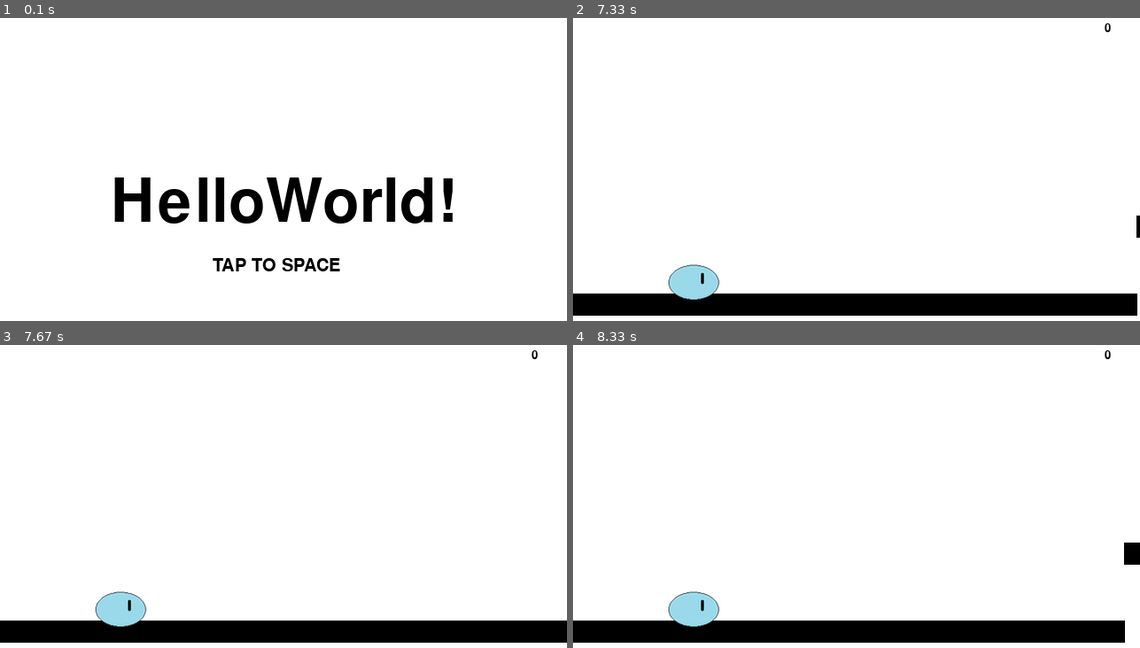
Above: before the commit, frames 1-4 (two rows, left to right).
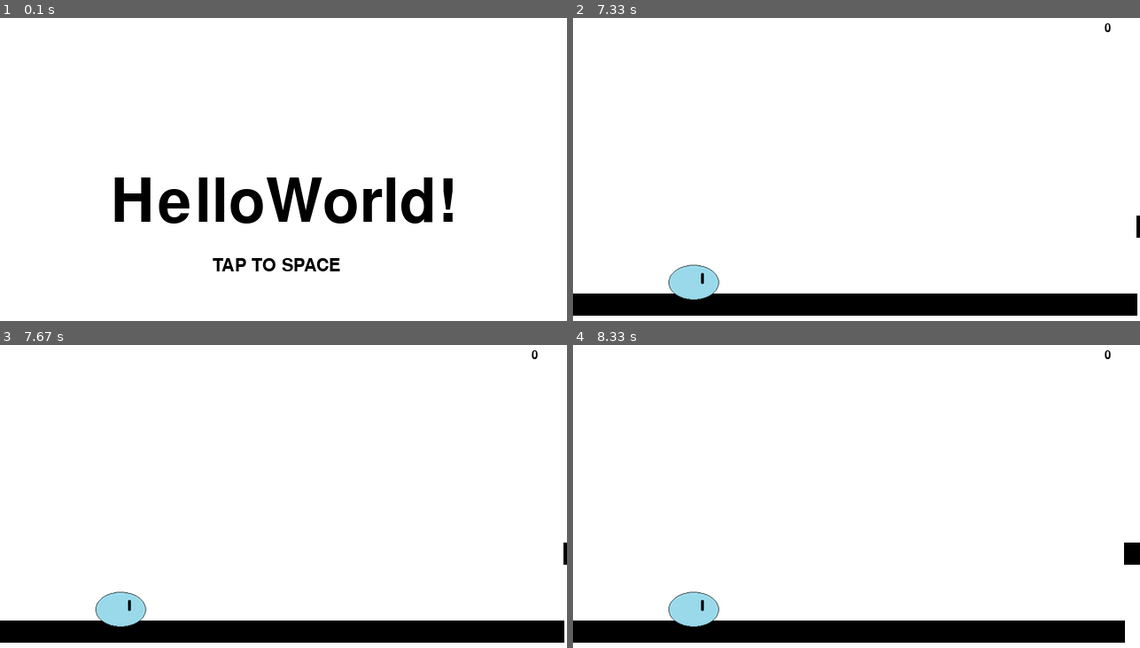
Above: after the commit, the same moments.

Repository: RENNKA08/python_pygame_HelloWorld-
Game: pygame game, started from mygame.py
The game is run twice, just before and just after one commit, with the same random seed, the same clock (stepped at 60 frames per second) and the same inputs.
Inputs:
- Up to frame 1 (0.1 s): no input
- Up to frame 2 (7.33 s): tap Space at 0.33, 0.73, 1.03, 1.23, 1.57, 1.87, 2.07, 2.37, 2.63, 2.97, 3.27, 3.4, 3.8, 4.1, 4.47, 4.87, 5.17, 5.37, 5.67, 5.87, 6.2, 6.5, 6.7, 7, 7.27 s
- Up to frame 3 (7.67 s): tap Space at 7.6 s
- Up to frame 4 (8.33 s): tap Space at 7.9, 8.03 s

Frames 1-2 are identical in both runs. In frame 3, less than 0.1% of the frame differs, in the area x 99-100%, y 65-99%; in frame 4, nothing differs.

Commit message:
プレイ中のコードを関数化

Diff:
--- a/mygame.py
+++ b/mygame.py
@@ -11,7 +11,6 @@
 X_std = 100
 Y_std = 240
 y_move = 88
-x_move = 20
 
 class Mygame:
     def __init__(self):
@@ -94,8 +93,7 @@
             sysfont2 = pygame.font.SysFont(None, 20)
             load_length = sysfont2.render(format(int(self.time / 100)), True, (0, 0, 0))
             screen.blit(load_length, (600, 10))
-            # 更新のたびに追加
-            self.time += 1
+            self.time += 1  # 更新のたびに追加
 
             # 道の生成
             self.make_load(screen)
@@ -104,7 +102,7 @@
             screen.blit(self.playerImg, (self.x, self.y))
 
             # キャラの移動
-            self.key_handler_PLAY()
+            self.key_handler_play()
 
             # 道の正誤判定
             self.load_detection()
@@ -179,7 +177,7 @@
                     # ゲームオーバー中のBGMの停止
                     pygame.mixer.music.stop()
 
-    def key_handler_PLAY(self):
+    def key_handler_play(self):
         """キャラの移動に関するキーハンドラー"""
         for event in pygame.event.get():
             if event.type == KEYDOWN:
@@ -199,7 +197,6 @@
 
     def make_load(self, screen):
         """道の生成"""
-        load_random = random.uniform(0, 1000)
         i = 0
 
         # 右のピクセルの線を左のピクセルにコピー
@@ -219,37 +216,47 @@
 
         # randomの値によって道の生成を変える
         # x=640に値を代入
-        if self.load_judge == 0:
-            # 上から中央へ
-            if self.new_field == Y_std:
-                if load_random < 4:
-                    self.new_field = Y_std + y_move
-                    self.load_judge = 1
-
-            # 中央から
-            elif self.new_field == Y_std + y_move:
-                # 中央から下へ
-                if load_random > 4 and load_random < 8:
-                    self.new_field = Y_std + y_move + y_move
-                    self.load_judge = 1
-                # 中央から上へ
-                elif load_random < 996 and load_random>992:
-                    self.new_field = Y_std
-                    self.load_judge = 1
-
-            # 下から中央へ
-            elif self.new_field == Y_std + y_move + y_move:
-                if load_random > 996:
-                    self.new_field = Y_std + y_move
-                    self.load_judge = 1
+        elif self.load_judge == 0:
+            self.make_load_random()
 
         # x=640に次の生成分の値を代入
         self.y_load[640] = self.new_field
 
         # 道の描画
+        self.draw_load(screen)
+
+    def make_load_random(self):
+        """ランダムに道を生成する"""
+        load_random = random.uniform(0, 1000)
+
+        # 上から中央へ
+        if self.new_field == Y_std:
+            if load_random < 4:
+                self.new_field = Y_std + y_move
+                self.load_judge = 1
+
+        # 中央から
+        elif self.new_field == Y_std + y_move:
+            # 中央から下へ
+            if load_random > 4 and load_random < 8:
+                self.new_field = Y_std + y_move + y_move
+                self.load_judge = 1
+            # 中央から上へ
+            elif load_random < 996 and load_random > 992:
+                self.new_field = Y_std
+                self.load_judge = 1
+
+        # 下から中央へ
+        elif self.new_field == Y_std + y_move + y_move:
+            if load_random > 996:
+                self.new_field = Y_std + y_move
+                self.load_judge = 1
+
+    def draw_load(self, screen):
         i = 640
         while True:
-            pygame.draw.line(screen, (0, 0, 0), (self.x_load[i], self.y_load[i]), (self.x_load[i] - 1, self.y_load[i]), 25)
+            pygame.draw.line(screen, (0, 0, 0), (self.x_load[i], self.y_load[i]),
+                             (self.x_load[i] - 1, self.y_load[i]), 25)
             i -= 1
             if i == -1:
                 break
@@ -280,5 +287,6 @@
         # キャラの移動効果音
         self.charSwitch_sound = pygame.mixer.Sound("jump-anime1.wav")
 
+
 if __name__ == "__main__":
     Mygame()
